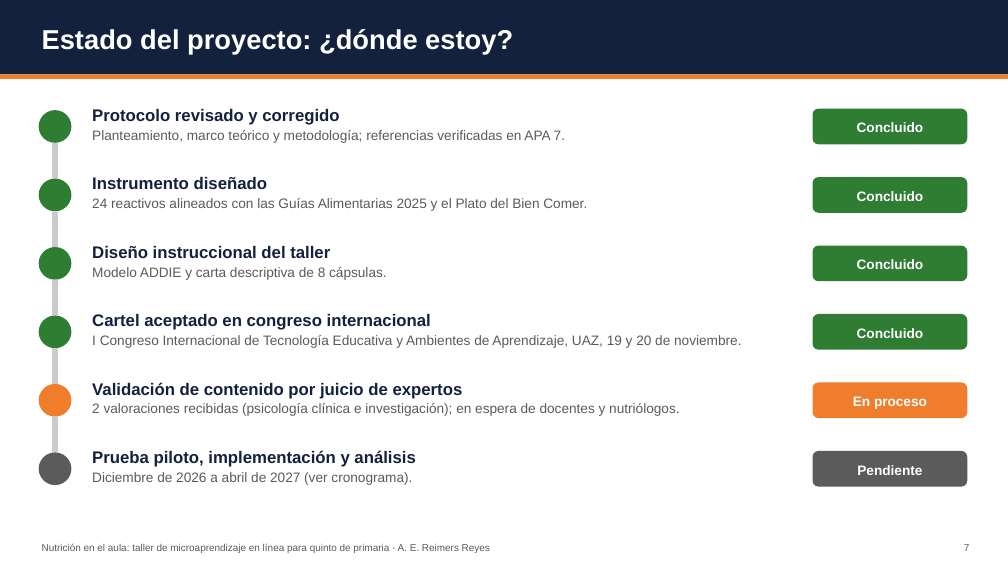
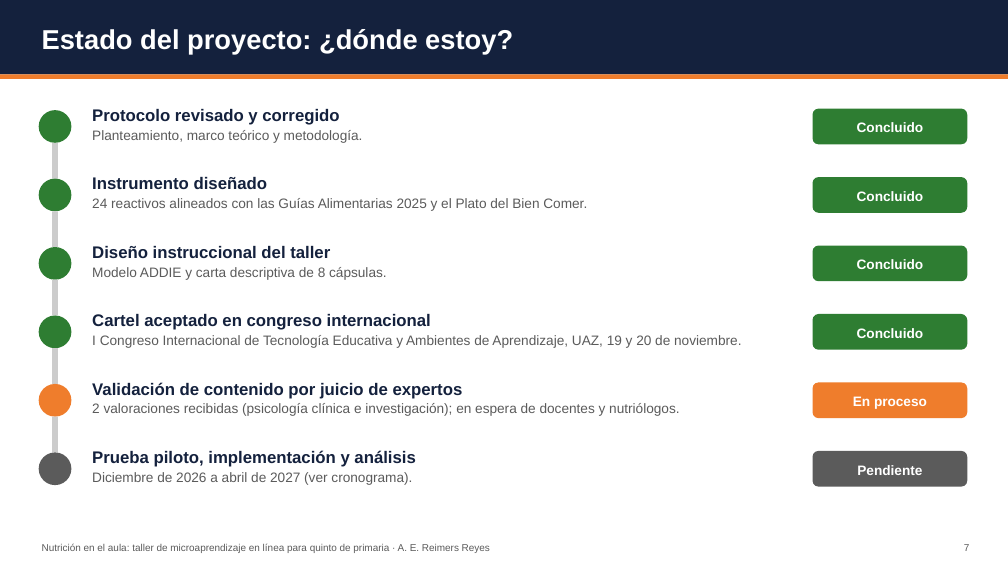
Before and after one commit to dreimers178/Finanzas, a slide deck: slide 7 of protocolo-MTIE/actividad4/Actividad4_Presentacion_avances_Reimers.pptx. Drawn at 1008x567 pixels with LibreOffice and Linux fonts; fonts in the diff are those of the drawing. Boxes give left, top, right and bottom in pixels: in the first picture for what was removed or moved away, otherwise in the second. Text is boxed around its words. In the diff, an @@ line names an element or a change of style, - is before the commit and + after.

```diff
--- a/protocolo-MTIE/actividad4/Actividad4_Presentacion_avances_Reimers.pptx
+++ b/protocolo-MTIE/actividad4/Actividad4_Presentacion_avances_Reimers.pptx
@@ text at box(92, 130, 363, 143): text changed @@
-Planteamiento, marco teórico y metodología; referencias verificadas en APA 7.
+Planteamiento, marco teórico y metodología.
```
Also in this commit, not shown: 5 other files.
